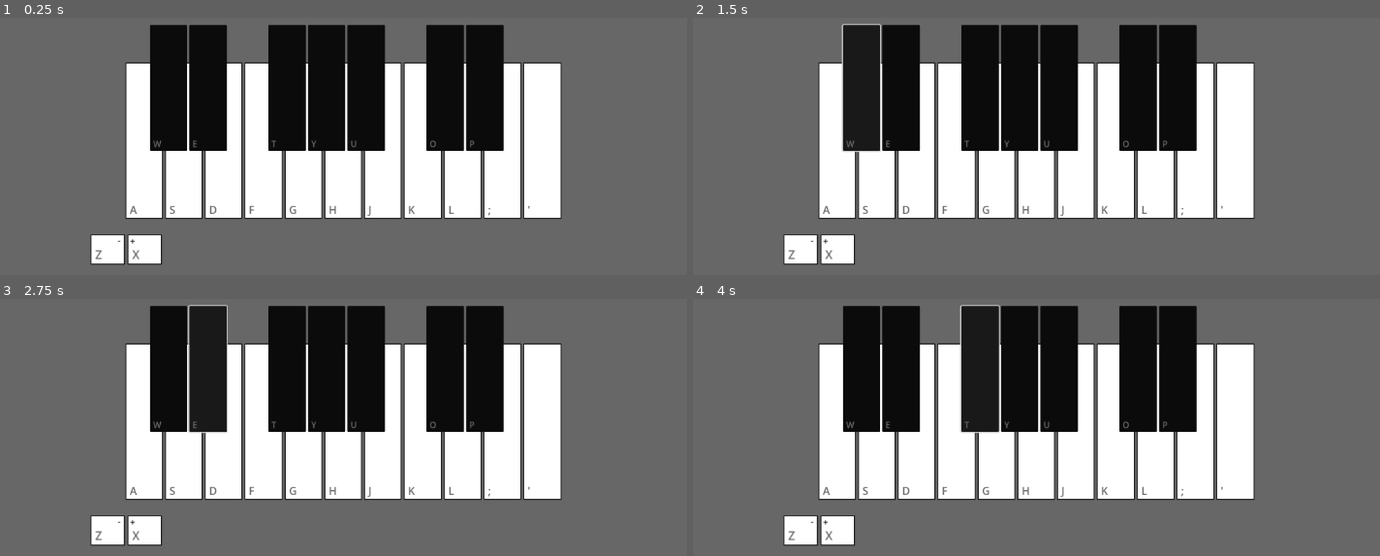
Above: before the commit, frames 1-4 (two rows, left to right).
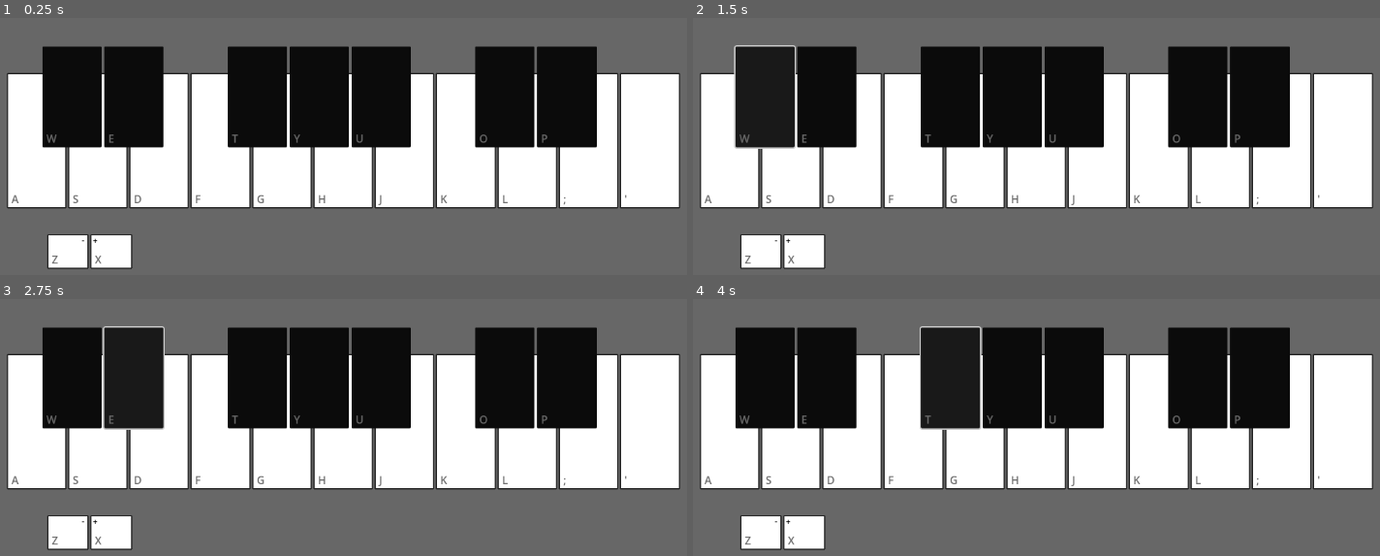
Above: after the commit, the same moments.

Repository: Zombeescott/PianoGame
Game: Godot game, scene res://Scenes/keyboard.tscn
Same seed, same stepped clock (60 frames per second), same inputs: the game is played once before the commit and once after it.
Inputs:
- Up to frame 1 (0.25 s): no input
- Up to frame 2 (1.5 s): click "A" at 0.5 s; click "S" at 1.25 s
- Up to frame 3 (2.75 s): click "D" at 2 s
- Up to frame 4 (4 s): click "F" at 2.75 s; click "G" at 3.5 s

The runs differ from the first frame. In frame 1, 47% of the frame differs, in the area x 0-100%, y 2-98%; in frame 2, 47%; in frame 3, 47%; in frame 4, 47%.

Commit message:
Can now change octave with mouse (keys are imperfect)

Diff:
--- a/Scenes/KeyComponent.tscn
+++ b/Scenes/KeyComponent.tscn
@@ -3,7 +3,7 @@
 [ext_resource type="Script" path="res://Scripts/KeyComponent.gd" id="1_b6qmj"]
 [ext_resource type="Theme" uid="uid://bgjrf1ffhsv5j" path="res://Assets/whiteKey.tres" id="1_kdtc4"]
 
-[node name="Key" type="Button"]
+[node name="Key" type="Button" groups=["keys"]]
 offset_right = 48.0
 offset_bottom = 128.0
 size_flags_horizontal = 3
@@ -22,6 +22,7 @@
 grow_vertical = 0
 theme = ExtResource("1_kdtc4")
 text = "Label"
+metadata/_edit_group_ = true
 
 [node name="Note" type="Label" parent="."]
 layout_mode = 1
--- a/Scenes/keyboard.tscn
+++ b/Scenes/keyboard.tscn
@@ -24,10 +24,10 @@
 anchor_top = 0.5
 anchor_right = 0.5
 anchor_bottom = 0.5
-offset_left = -324.0
-offset_top = -116.0
-offset_right = 324.0
-offset_bottom = 116.0
+offset_left = -500.0
+offset_top = -100.0
+offset_right = 500.0
+offset_bottom = 100.0
 grow_horizontal = 2
 grow_vertical = 2
 theme = ExtResource("2_320ij")
@@ -120,13 +120,12 @@
 anchor_top = 0.5
 anchor_right = 0.5
 anchor_bottom = 0.5
-offset_left = -288.0
-offset_top = -172.0
-offset_right = 370.0
-offset_bottom = 62.0
+offset_left = -448.0
+offset_top = -140.0
+offset_right = 377.0
+offset_bottom = 10.0
 grow_horizontal = 2
 grow_vertical = 2
-scale = Vector2(0.8, 0.8)
 theme = ExtResource("3_x4jb4")
 
 [node name="HBoxContainer" type="HBoxContainer" parent="CanvasLayer/BlackNotes"]
@@ -199,11 +198,15 @@
 
 [node name="OctaveMod" type="PanelContainer" parent="CanvasLayer"]
 self_modulate = Color(1, 1, 1, 0)
-offset_left = 200.0
-offset_top = 464.0
-offset_right = 296.0
-offset_bottom = 504.0
-scale = Vector2(1.1, 1.1)
+layout_direction = 1
+anchors_preset = 2
+anchor_top = 1.0
+anchor_bottom = 1.0
+offset_left = 136.0
+offset_top = -184.0
+offset_right = 261.0
+offset_bottom = -134.0
+grow_vertical = 0
 
 [node name="HBoxContainer" type="HBoxContainer" parent="CanvasLayer/OctaveMod"]
 self_modulate = Color(1, 1, 1, 0)
@@ -236,6 +239,8 @@
 text = "+"
 
 [node name="NotePlayer" parent="." instance=ExtResource("5_f6cqq")]
+
+[connection signal="octave_changed" from="CanvasLayer/BlackNotes/HBoxContainer/D_Flat" to="." method="_on_d_flat_octave_changed"]
 
 [editable path="CanvasLayer/WhiteNotes/HBoxContainer/C_Whole"]
 [editable path="CanvasLayer/WhiteNotes/HBoxContainer/D_Whole"]
--- a/Scripts/KeyComponent.gd
+++ b/Scripts/KeyComponent.gd
@@ -1,5 +1,6 @@
 extends Button
 signal key_pressed
+signal octave_changed
 
 var key : String
 @export var octave : int
@@ -8,15 +9,13 @@
 func _ready():
 	# Lets the Keyboard connect to all buttons simply
 	# key_pressed.connect(owner.button_pressed.bind())
+	octave_changed.connect(owner.octave_changed.bind())
 
 	# Bad Programming:
 	# Grabs the name of the Button node and then stores that.
 	# In _process(), it checks if it is a valid input.
 	# So both the input map and names of the buttons have to follow the same format.
-	# I did this because before I manually inputted all the notes in the inspector.
-	# So I had to change all of them back and found this was easier.
 	key = self.name
-	# print(note)
 
 
 # Called every frame. 'delta' is the elapsed time since the previous frame.
@@ -27,17 +26,25 @@
 
 func _on_button_down():
 	var tempStr : String
-	# key_pressed.emit(note, octave)
-	#octave += 1
 
 	# Calculates the note from the key_pressed
 	if key.contains("Whole"):
-		tempStr = key.left(1) + str(octave+1)
+		tempStr = key.left(1) + str(octave)
 		NotePlayer.play_note(tempStr, octave)
+
 	elif key.contains("Flat"):
-		tempStr = key.left(1) + "b" +  str(octave+1)
-		# Sends note played
+		tempStr = key.left(1) + "b" +  str(octave)
 		NotePlayer.play_note(tempStr, octave)
+
+	elif key.contains("Oct"): # Change the octave
+		if key.contains("Up"):
+			octave_changed.emit(1)
+		elif  key.contains("Down"):
+			octave_changed.emit(-1)
+
 	else:
-		# Do nothing or play something that isn't implemented
-		pass
+		print("Unknown button pressed")
+
+
+func change_octave(num : int):
+	octave += num;
--- a/Scripts/Keyboard.gd
+++ b/Scripts/Keyboard.gd
@@ -1,5 +1,9 @@
 extends Node
 
+# MAX and MIN octaves are the values that the leftmost C key can play
+@export var MIN_OCTAVE : int = 1
+@export var MAX_OCTAVE : int = 2
+@export var curr_octave : int = 1
 
 # Called when the node enters the scene tree for the first time.
 func _ready():
@@ -14,3 +18,21 @@
 func button_pressed(note : String, octave : int):
 	# print("Note: ", note, " Octave: ", octave)
 	pass
+
+
+func octave_changed(num : int):
+	if num == 1 and MAX_OCTAVE > curr_octave:
+		# Increase Octave
+		curr_octave += num
+		print("Increased Octave to: " + str(curr_octave))
+		get_tree().call_group("keys", "change_octave", num)
+		print(num)
+
+	elif num == -1 and MIN_OCTAVE < curr_octave:
+		# Decrease Octave
+		curr_octave += num
+		print("Decreased Octave to: " + str(curr_octave))
+		get_tree().call_group("keys", "change_octave", num)
+
+	else:
+		print("Couldn't change octave")
--- a/project.godot
+++ b/project.godot
@@ -18,6 +18,7 @@
 [autoload]
 
 NotePlayer="*res://Scenes/note_player.tscn"
+Keyboard="*res://Scenes/keyboard.tscn"
 
 [input]
 
